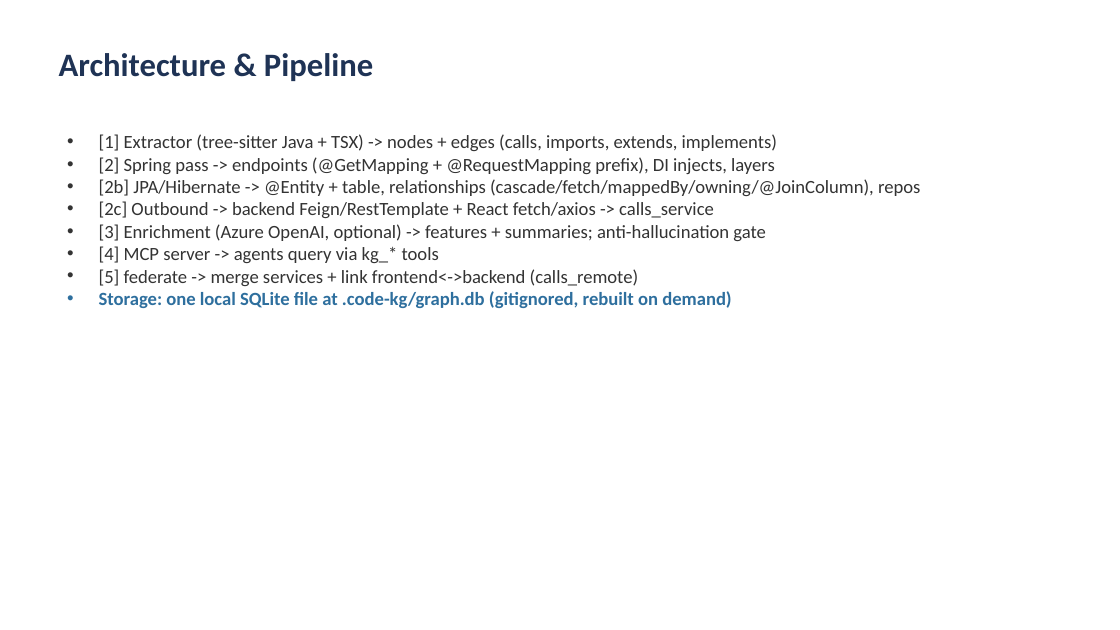
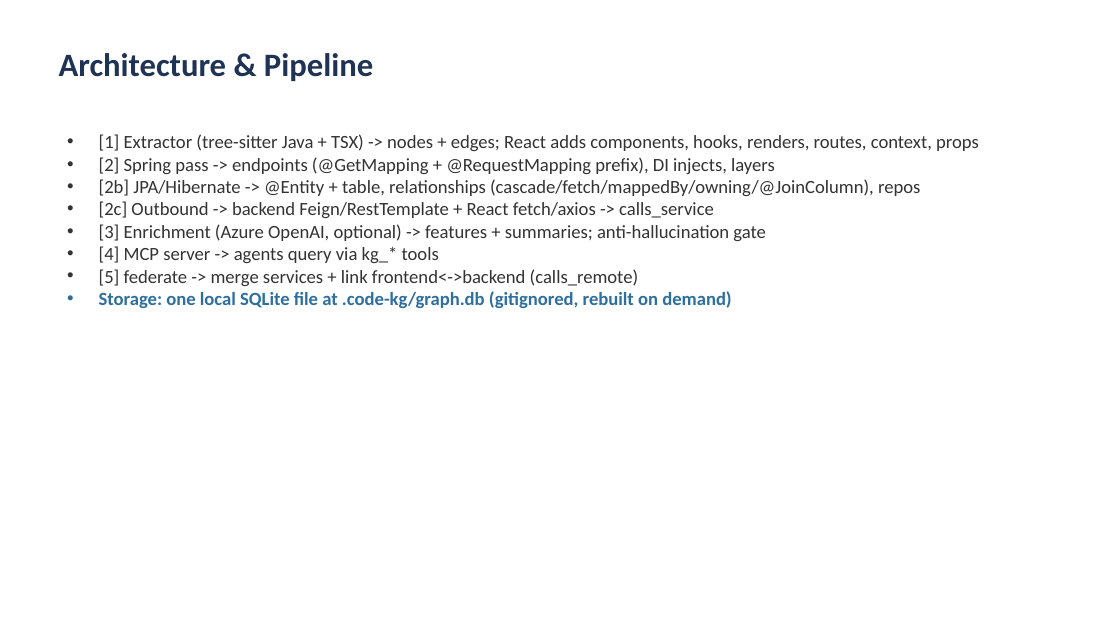
Before and after one commit to himanshu1792/code-knowledge-graph, a slide deck: slide 2 of docs/code-kg-overview.pptx. Drawn at 1120x630 pixels with LibreOffice and Linux fonts; fonts in the diff are those of the drawing. Boxes give left, top, right and bottom in pixels: in the first picture for what was removed or moved away, otherwise in the second. Text is boxed around its words. In the diff, an @@ line names an element or a change of style, - is before the commit and + after.

```diff
--- a/docs/code-kg-overview.pptx
+++ b/docs/code-kg-overview.pptx
@@ text at [99, 134, 979, 151]: text changed @@
-• [1] Extractor (tree-sitter Java + TSX) -> nodes + edges (calls, imports, extends, implements)
+• [1] Extractor (tree-sitter Java + TSX) -> nodes + edges; React adds components, hooks, renders, routes, context, props
```
Also in this commit, not shown: 10 other files.
